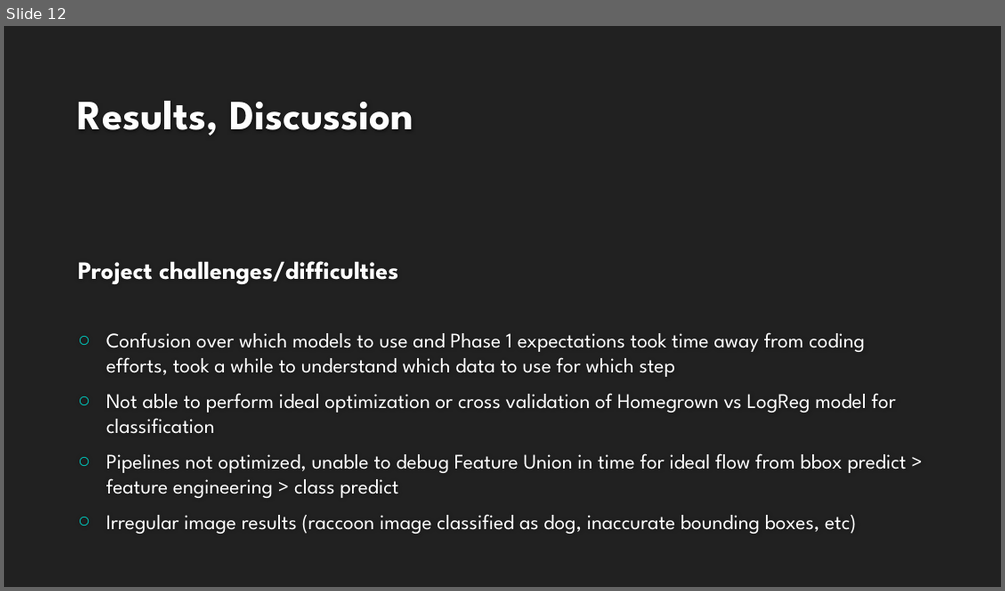
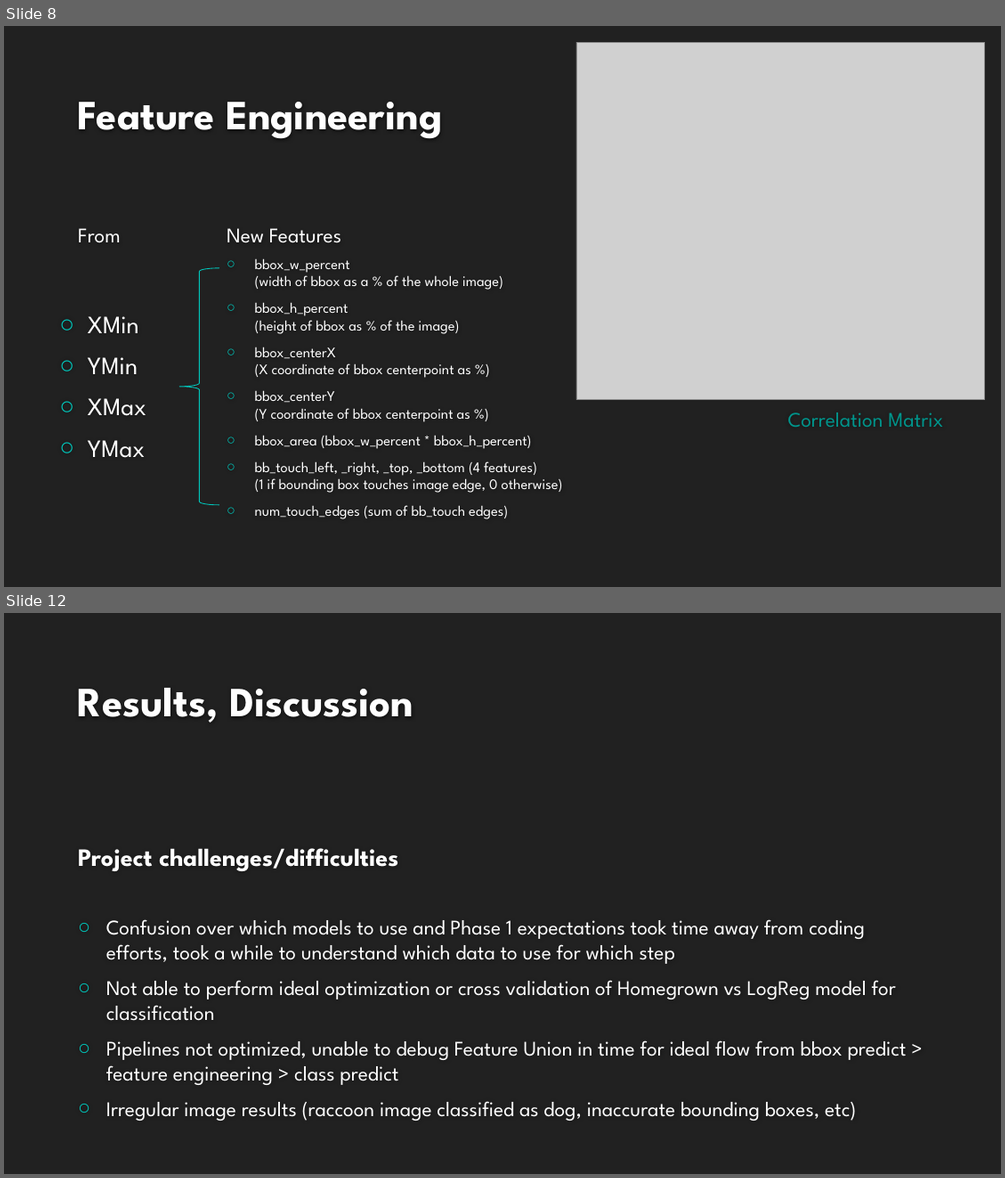
Before and after one commit to LaurenMadar/AML-finalgroup2, a slide deck: other/Group2_Phase1.pptx. Shown one above the other, each under a label of ours: slide 12 before the commit, slides 8 and 12 after it; the slides between them are not shown. The pictures are 1005x591 and 1005x1178 pixels, drawn with LibreOffice and Linux fonts; fonts in the diff are those of the drawing; grey boxes stand for pictures; background and template pictures are left out. Boxes give left, top, right and bottom in pixels: in the first picture for what was removed or moved away, otherwise in the second. Text is boxed around its words. In the diff, an @@ line names an element or a change of style, - is before the commit and + after.

```diff
--- a/other/Group2_Phase1.pptx
+++ b/other/Group2_Phase1.pptx
@@ slide 8 added at (x1=4, y1=26, x2=1001, y2=587), background #212121 @@
@@ picture added at (x1=576, y1=42, x2=985, y2=400) @@
@@ title added at (x1=78, y1=102, x2=442, y2=138), 40 pt, text #FEFEFE, bold @@
+Feature Engineering
@@ text added at (x1=78, y1=228, x2=121, y2=243), 20 pt, text #FFFFFF @@
+From
@@ text added at (x1=226, y1=228, x2=341, y2=243), 20 pt, text #FFFFFF @@
+New Features
@@ text added at (x1=255, y1=258, x2=563, y2=519), 14 pt, text #FFFFFF @@
+○ bbox_w_percent
+  (width of bbox as a % of the whole image)
+○ bbox_h_percent
+  (height of bbox as % of the image)
+○ bbox_centerX
+  (X coordinate of bbox centerpoint as %)
+○ bbox_centerY
+  (Y coordinate of bbox centerpoint as %)
+○ bbox_area (bbox_w_percent * bbox_h_percent)
+○ bb_touch_left, _right, _top, _bottom (4 features)
+  (1 if bounding box touches image edge, 0 otherwise)
+○ num_touch_edges (sum of bb_touch edges)
@@ left brace added at (x1=179, y1=268, x2=219, y2=506), outline #00C6BB 0.75 pt @@
@@ text added at (x1=88, y1=316, x2=146, y2=458), 24 pt, text #FFFFFF @@
+○ XMin
+○ YMin
+○ XMax
+○ YMax
@@ text added at (x1=788, y1=412, x2=943, y2=426), 20 pt, text #00948C @@
+Correlation Matrix
```
Also in this commit, not shown: 6 slides changed, 1 other slide added, 2 slides removed.
